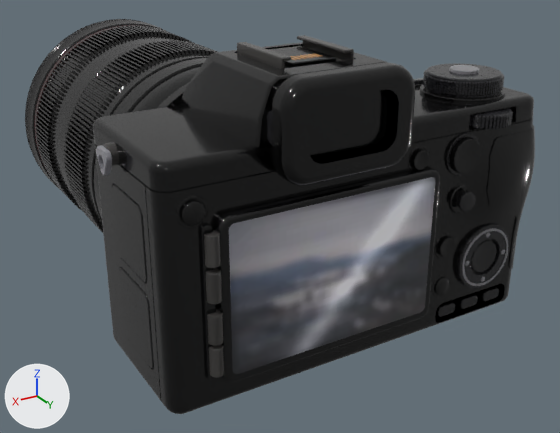
An edit to the glTF model public/assets/models/camera/camera_mobile.glb, drawn before and after from the same camera.
Camera for both pictures: a 50 mm lens placed at (0.701, 1.379, 0.759), pointed at (-0.057, 0.115, 0.127). Lighting does not change. The marker at lower left points along +X, +Y and +Z. The picture after the commit comes second. Where no turn or scale is listed for an object, it has been applied to the vertices.

The older version as bpy lines, for what is in view:
```python
ob_lcd = bpy.data.objects.new('lcd', me_lcd)
ob_lcd.location = (0.065, 0.471, 0.186)
ob_lens = bpy.data.objects.new('lens', me_lens)
ob_lens.location = (0.066, -0.137, 0.221)
ob_top_cover = bpy.data.objects.new('top_cover', me_top_cover)
ob_top_cover.location = (0.056, 0.356, 0.445)
# also in view: 'body' at (-0.02, 0.255, 0.221); 'rear_cover' at (-0.025, 0.453, 0.188)
```
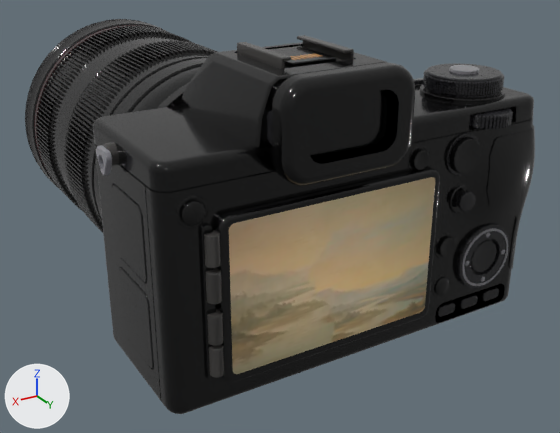
The change, as a list of edits to the scene's bpy script:
```text
Add img_lcd_screen:
    img_lcd_screen = load_image('lcd_screen', '_unpacked/lcd_screen', 320, 213, 'sRGB')
Change mat_lcd_glass:
    where n3 = _N.new('ShaderNodeTexImage'); n3.name = 'Image Texture'
    n3.image: img_lcd_streak -> img_lcd_screen
```

What differs and where, as boxes [x1, y1, x2, y2] in the pictures (560 x 433 px):
'lcd', surface changed (grey to brown): [226, 175, 438, 377] in both
